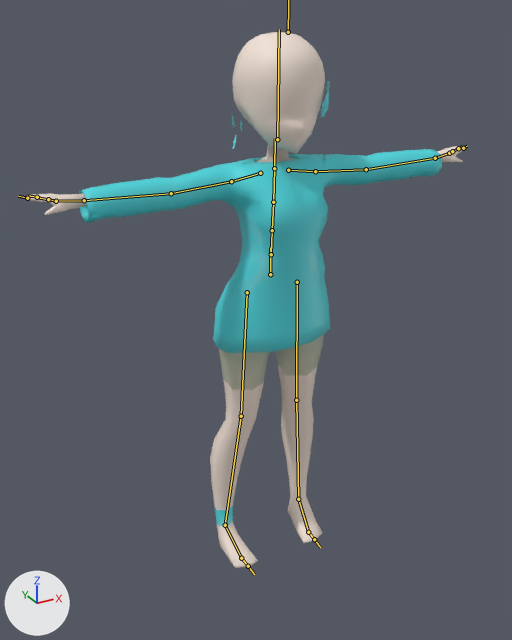
Two versions of the FBX model PushThru/Assets/Models/idleanim.fbx, one commit apart.
One viewpoint serves both versions: a 50 mm camera at (-2.59, -4.38, 4.42) aimed at (-0.1, 0.15, 2.16). The axes (+X, +Y, +Z) are drawn at lower left. The lights are the same throughout. The bones that bend it are drawn over the model as lines.

In view in the first picture: 'Body', 'hair', 'hoodie'.
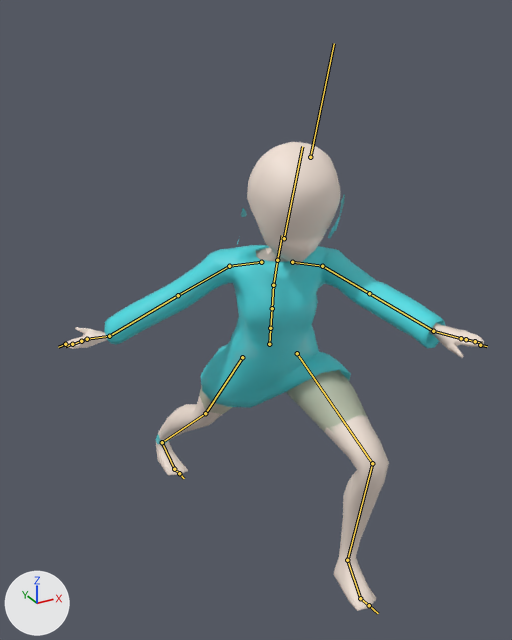
The newer file adds an action. The first version stands in its rest pose; the second is drawn at frame 1 of the action 'Armature|Slice2'.

Diff of the bpy script that builds the scene:
```diff
--- a/PushThru/Assets/Models/idleanim.fbx.py
+++ b/PushThru/Assets/Models/idleanim.fbx.py
@@ bone_mixamorig_hips @@
 bone_mixamorig_hips = bpy.data.objects['Armature'].pose.bones['mixamorig:Hips']
-bone_mixamorig_hips.location = (0.0, 0.0, 0.0)
-bone_mixamorig_hips.rotation_quaternion = (1.0, 0.0, 0.0, 0.0)  # degrees (0, 0, 0)
+bone_mixamorig_hips.location = (0.0, -59.0, 0.0)
+bone_mixamorig_hips.rotation_quaternion = (0.98, 0.097, -0.175, 0.017)  # degrees (11, -20, 0)
@@ bone_mixamorig_spine2 @@
 bone_mixamorig_spine2 = bpy.data.objects['Armature'].pose.bones['mixamorig:Spine2']  # child of 'mixamorig:Spine1'
-bone_mixamorig_spine2.rotation_quaternion = (1.0, 0.0, 0.0, 0.0)  # degrees (0, 0, 0)
+bone_mixamorig_spine2.rotation_quaternion = (0.998, 0.058, -0.005, -0.021)  # degrees (7, 0, -2)
@@ bone_mixamorig_neck @@
 bone_mixamorig_neck = bpy.data.objects['Armature'].pose.bones['mixamorig:Neck']  # child of 'mixamorig:Spine2'
-bone_mixamorig_neck.rotation_quaternion = (1.0, 0.0, 0.0, 0.0)  # degrees (0, 0, 0)
+bone_mixamorig_neck.rotation_quaternion = (0.99, 0.0, 0.138, -0.028)  # degrees (0, 16, -3)
@@ bone_mixamorig_arm_l @@
 bone_mixamorig_arm_l = bpy.data.objects['Armature'].pose.bones['mixamorig:Arm.L']  # child of 'mixamorig:Shoulder.L'
-bone_mixamorig_arm_l.rotation_quaternion = (1.0, 0.0, 0.0, 0.0)  # degrees (0, 0, 0)
+bone_mixamorig_arm_l.rotation_quaternion = (0.877, -0.123, 0.032, 0.463)  # degrees (-11, 10, 55)
@@ bone_mixamorig_arm_r @@
 bone_mixamorig_arm_r = bpy.data.objects['Armature'].pose.bones['mixamorig:Arm.R']  # child of 'mixamorig:Shoulder.R'
-bone_mixamorig_arm_r.rotation_quaternion = (1.0, 0.0, 0.0, 0.0)  # degrees (0, 0, 0)
+bone_mixamorig_arm_r.rotation_quaternion = (0.86, 0.269, -0.418, -0.114)  # degrees (48, -41, -34)
@@ bone_mixamorig_forearm_r @@
 bone_mixamorig_forearm_r = bpy.data.objects['Armature'].pose.bones['mixamorig:ForeArm.R']  # child of 'mixamorig:Arm.R'
-bone_mixamorig_forearm_r.rotation_quaternion = (1.0, 0.0, 0.0, 0.0)  # degrees (0, 0, 0)
+bone_mixamorig_forearm_r.rotation_quaternion = (0.999, 0.004, -0.027, 0.039)  # degrees (0, -3, 4)
@@ bone_mixamorig_hand_r @@
 bone_mixamorig_hand_r = bpy.data.objects['Armature'].pose.bones['mixamorig:Hand.R']  # child of 'mixamorig:ForeArm.R'
-bone_mixamorig_hand_r.rotation_quaternion = (1.0, 0.0, 0.0, 0.0)  # degrees (0, 0, 0)
+bone_mixamorig_hand_r.rotation_quaternion = (0.517, 0.007, -0.84, 0.166)  # degrees (33, -120, -19)
@@ bone_mixamorig_upleg_l @@
 bone_mixamorig_upleg_l = bpy.data.objects['Armature'].pose.bones['mixamorig:UpLeg.L']  # child of 'mixamorig:Hips'
-bone_mixamorig_upleg_l.rotation_quaternion = (1.0, 0.0, 0.0, 0.0)  # degrees (0, 0, 0)
+bone_mixamorig_upleg_l.rotation_quaternion = (0.768, 0.6, -0.214, 0.059)  # degrees (78, -24, -10)
@@ bone_mixamorig_leg_l @@
 bone_mixamorig_leg_l = bpy.data.objects['Armature'].pose.bones['mixamorig:Leg.L']  # child of 'mixamorig:UpLeg.L'
-bone_mixamorig_leg_l.rotation_quaternion = (1.0, 0.0, 0.0, 0.0)  # degrees (0, 0, 0)
+bone_mixamorig_leg_l.rotation_quaternion = (0.807, -0.589, 0.052, 0.005)  # degrees (-72, 5, -3)
@@ bone_mixamorig_foot_l @@
 bone_mixamorig_foot_l = bpy.data.objects['Armature'].pose.bones['mixamorig:Foot.L']  # child of 'mixamorig:Leg.L'
-bone_mixamorig_foot_l.rotation_quaternion = (1.0, 0.0, 0.0, 0.0)  # degrees (0, 0, 0)
+bone_mixamorig_foot_l.rotation_quaternion = (0.997, 0.075, 0.007, 0.015)  # degrees (9, 1, 2)
@@ bone_mixamorig_toebase_l @@
 bone_mixamorig_toebase_l = bpy.data.objects['Armature'].pose.bones['mixamorig:ToeBase.L']  # child of 'mixamorig:Foot.L'
-bone_mixamorig_toebase_l.rotation_quaternion = (1.0, 0.0, 0.0, 0.0)  # degrees (0, 0, 0)
+bone_mixamorig_toebase_l.rotation_quaternion = (0.996, 0.086, 0.004, -0.01)  # degrees (10, 1, -1)
@@ bone_mixamorig_upleg_r @@
 bone_mixamorig_upleg_r = bpy.data.objects['Armature'].pose.bones['mixamorig:UpLeg.R']  # child of 'mixamorig:Hips'
-bone_mixamorig_upleg_r.rotation_quaternion = (1.0, 0.0, 0.0, 0.0)  # degrees (0, 0, 0)
+bone_mixamorig_upleg_r.rotation_quaternion = (0.962, -0.203, -0.167, -0.073)  # degrees (-23, -21, -4)
@@ bone_mixamorig_leg_r @@
 bone_mixamorig_leg_r = bpy.data.objects['Armature'].pose.bones['mixamorig:Leg.R']  # child of 'mixamorig:UpLeg.R'
-bone_mixamorig_leg_r.rotation_quaternion = (1.0, 0.0, 0.0, 0.0)  # degrees (0, 0, 0)
+bone_mixamorig_leg_r.rotation_quaternion = (0.998, -0.062, -0.01, -0.008)  # degrees (-7, -1, -1)
@@ bone_mixamorig_foot_r @@
 bone_mixamorig_foot_r = bpy.data.objects['Armature'].pose.bones['mixamorig:Foot.R']  # child of 'mixamorig:Leg.R'
-bone_mixamorig_foot_r.rotation_quaternion = (1.0, 0.0, 0.0, 0.0)  # degrees (0, 0, 0)
+bone_mixamorig_foot_r.rotation_quaternion = (0.93, 0.357, -0.039, -0.081)  # degrees (42, -1, -10)
```

Changed parts and their boxes (x1, y1, x2, y2) in the pictures (512 x 640 px):
'Body', posed (12% shorter)
    before: (27, 32, 464, 568)
    after: (65, 142, 484, 611)
'hoodie', posed (20% shorter)
    before: (79, 149, 442, 353)
    after: (104, 245, 446, 408)
'hair', posed
    before: (232, 79, 330, 149)
    after: (237, 195, 345, 244)
bone 'mixamorig:Hips', root to tip
    before: (270, 274) to (270, 247)
    after: (269, 344) to (271, 321)
bone 'mixamorig:Spine2', root to tip
    before: (273, 202) to (274, 168)
    after: (273, 285) to (277, 259)
bone 'mixamorig:Neck', root to tip
    before: (274, 168) to (275, 138)
    after: (277, 260) to (282, 235)
bone 'mixamorig:Arm.L', root to tip
    before: (315, 171) to (366, 169)
    after: (322, 266) to (369, 293)
bone 'mixamorig:Arm.R', root to tip
    before: (231, 181) to (171, 193)
    after: (229, 266) to (178, 295)
bone 'mixamorig:ForeArm.R', root to tip
    before: (171, 193) to (84, 200)
    after: (178, 295) to (109, 336)
bone 'mixamorig:Hand.R', root to tip
    before: (84, 200) to (56, 201)
    after: (109, 336) to (87, 339)
bone 'mixamorig:UpLeg.L', root to tip
    before: (297, 282) to (296, 400)
    after: (297, 353) to (372, 463)
bone 'mixamorig:Leg.L', root to tip
    before: (296, 400) to (298, 499)
    after: (372, 463) to (347, 560)
bone 'mixamorig:Foot.L', root to tip
    before: (298, 499) to (308, 532)
    after: (347, 560) to (360, 598)
bone 'mixamorig:ToeBase.L', root to tip
    before: (308, 532) to (314, 539)
    after: (360, 598) to (369, 605)
bone 'mixamorig:UpLeg.R', root to tip
    before: (247, 292) to (241, 416)
    after: (242, 357) to (205, 413)
bone 'mixamorig:Leg.R', root to tip
    before: (241, 416) to (225, 525)
    after: (205, 413) to (162, 442)
bone 'mixamorig:Foot.R', root to tip
    before: (225, 525) to (241, 558)
    after: (162, 442) to (174, 469)
